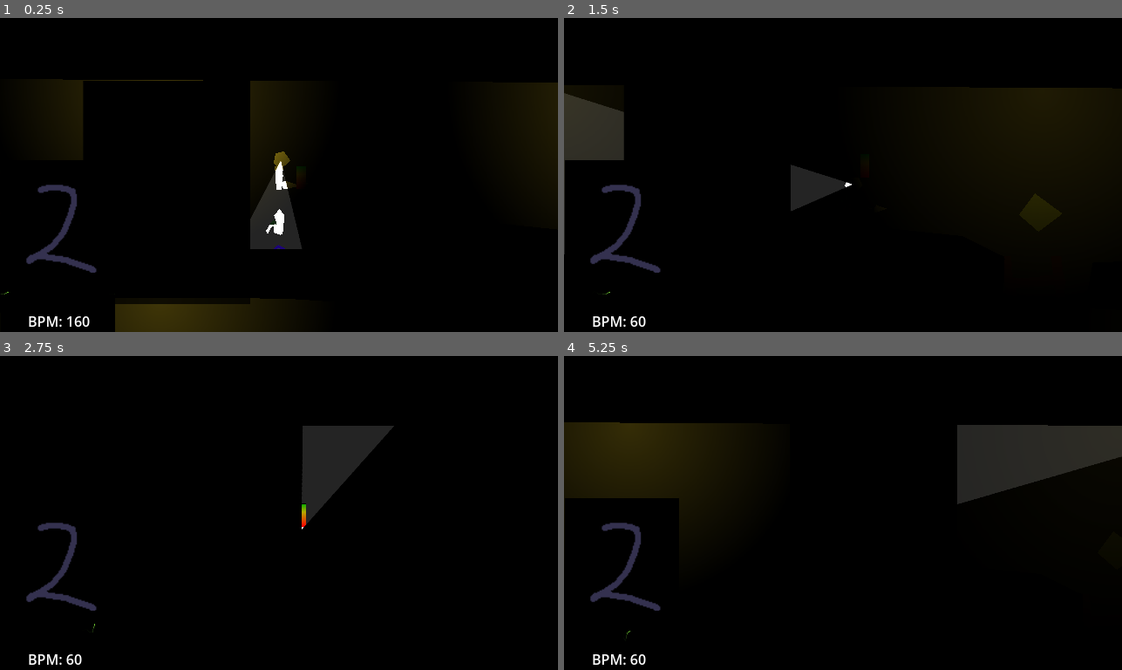
Above: before the commit, frames 1-4 (two rows, left to right).
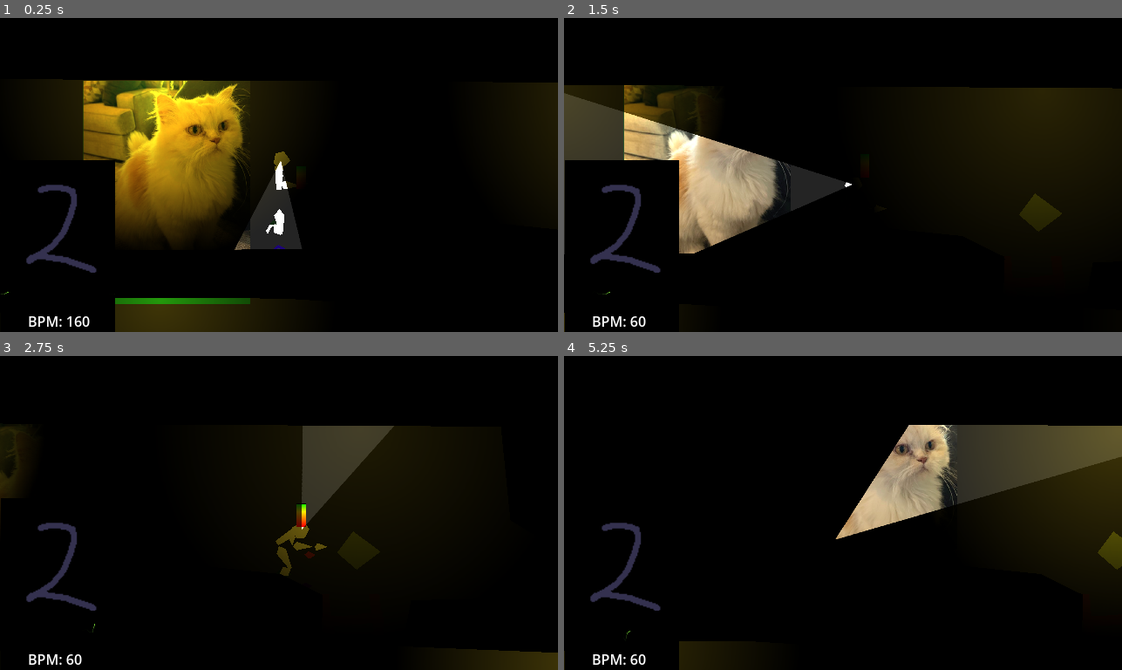
Above: after the commit, the same moments.

Repository: Parker-Vetter/SubwayUnderSea
Game: Godot game, scene res://Scenes/test_scene.tscn
Same seed, same stepped clock (60 frames per second), same inputs: the game is played once before the commit and once after it.
Inputs (mouse positions are in pixels of both pictures, inside the frame that each line leads up to):
- Up to frame 1 (0.25 s): no input
- Up to frame 2 (1.5 s): move the mouse to (731, 196) at 0.52 s; press the mouse at (731, 196) at 0.53 s; hold D (right) 0.53-1.28 s; tap Space (interact) at 0.6 s; move the mouse to (731, 190) at 1.27 s; release the mouse at (731, 190) at 1.28 s; hold S (down) from 1.28 s (still down); click (731, 190) at 1.35 s
- Up to frame 3 (2.75 s): tap Space (interact) at 1.55, 2.1 s; move the mouse to (334, 443) at 2.02 s; release S (down) at 2.03 s; press the mouse at (334, 443) at 2.03 s; hold D (right) from 2.03 s (still down)
- Up to frame 4 (5.25 s): move the mouse to (815, 575) at 2.77 s; release D (right) at 2.78 s; release the mouse at (815, 575) at 2.78 s; hold W (up) 2.78-3.53 s; click (815, 575) at 2.85 s; tap Space (interact) at 3.05, 3.6, 4.55, 5.1 s; move the mouse to (1010, 560) at 3.52 s; press the mouse at (1010, 560) at 3.53 s; hold A (left) 3.53-5.03 s; move the mouse to (675, 465) at 4.27 s; release the mouse at (675, 465) at 4.28 s; click (675, 465) at 4.35 s; move the mouse to (870, 513) at 5.02 s; press the mouse at (870, 513) at 5.03 s; hold S (down) from 5.03 s (still down)

The runs differ from the first frame. In frame 1, 13% of the frame differs, in the area x 14-45%, y 20-92%; in frame 2, 7.9%; in frame 3, 4.9%; in frame 4, 18%, in the area x 0-100%, y 21-100%.

Commit message:
Added the lights script to lightParent

Diff:
--- a/subwaysea/Scenes/Sanity System.tscn
+++ b/subwaysea/Scenes/Sanity System.tscn
@@ -38,7 +38,6 @@
 script = ExtResource("2_kl5jp")
 
 [node name="Polygon2D" type="Polygon2D" parent="CatPhoto"]
-light_mask = 2
 position = Vector2(-96, -128)
 texture = ExtResource("4_dm6jp")
 texture_scale = Vector2(1.945, 1.945)
--- a/subwaysea/Scripts/flicker_light.gd
+++ b/subwaysea/Scenes/lights.gd
@@ -1,27 +1,29 @@
-extends PointLight2D
+extends Node2D
 
-@onready var maxEnergy = self.energy #sets the maxEnergy to whatever the energy was on startup
 
 # Called every frame. 'delta' is the elapsed time since the previous frame.
 func _process(delta: float) -> void:
 	if Input.is_action_just_pressed("interact"): #press 'w' to test the flicker
 		flickerOn()
-	if Input.is_action_just_pressed("left_mouse"): #press 'w' to test the flicker
-		flickerOff()
+	#if Input.is_action_just_pressed("left_mouse"): #press 'w' to test the flicker
+		#flickerOff()
 
 func flickerOn():
 	var randint = randi_range(15,25) #gets a random integer between two numbers
 	for i in range(randint): #flickers a randint number of times
 		await awaitTimer() #wait for the timer to finish
-	self.energy = maxEnergy #sets the light back to normal brightness
+	for child in get_children():
+		child.energy = 6 #sets the light back to normal brightness
 
 func flickerOff():
 	var randint = randi_range(25,35) #gets a random integer between two numbers
 	for i in range(randint): #flickers a randint number of times
 		await awaitTimer() #wait for the timer to finish
-	self.energy = 0 #turns the lights off
+	for child in get_children():
+		child.energy = 0 #turns the lights off
 
 func awaitTimer():
-	var rand = randi_range(0,6) #choses an int between 0 and max energy
-	self.energy = rand #sets brightness to the random int
+	for child in get_children():
+		var rand = randi_range(0,6) #choses an int between 0 and max energy
+		child.energy = rand #sets brightness to the random int
 	await get_tree().create_timer(0.05).timeout #creates a timer for the flicker to last for
--- a/subwaysea/Scenes/player.tscn
+++ b/subwaysea/Scenes/player.tscn
@@ -160,6 +160,7 @@
 [node name="LeftCalf" type="Node2D" parent="LeftThigh"]
 position = Vector2(28, 0)
 rotation = 0.900933
+scale = Vector2(1, 1)
 script = ExtResource("6_vnihy")
 
 [node name="LeftFoot" type="Node2D" parent="LeftThigh/LeftCalf"]
--- a/subwaysea/Scenes/test_scene.tscn
+++ b/subwaysea/Scenes/test_scene.tscn
@@ -2,10 +2,10 @@
 
 [ext_resource type="PackedScene" uid="uid://cc0kb5tbuiykm" path="res://Scenes/player.tscn" id="1_eeyxp"]
 [ext_resource type="Texture2D" uid="uid://c6gm2uw0xbpr4" path="res://assets/bottom_bubbles.png" id="1_qtfo6"]
+[ext_resource type="Script" path="res://Scenes/lights.gd" id="1_vqc60"]
 [ext_resource type="Texture2D" uid="uid://dcgdftmbhk2d3" path="res://Icons/2d_lights_and_shadows_neutral_point_light.webp" id="1_wmx6u"]
 [ext_resource type="Texture2D" uid="uid://c4vjbsqie46d8" path="res://assets/top_bubbles.png" id="2_jox0j"]
 [ext_resource type="PackedScene" uid="uid://bjcgghhh053jy" path="res://Scenes/oxygenSystem.tscn" id="2_lhl1p"]
-[ext_resource type="Script" path="res://Scripts/flicker_light.gd" id="2_xkchl"]
 [ext_resource type="PackedScene" uid="uid://beb14gfytx36" path="res://Scenes/PlayerOxyTank.tscn" id="3_xpj87"]
 [ext_resource type="Script" path="res://Scripts/playerUIFollow.gd" id="4_v31gu"]
 [ext_resource type="PackedScene" uid="uid://cqdxwpt8n357u" path="res://level_making/camerasystem.tscn" id="5_5gy3l"]
@@ -45,6 +45,7 @@
 [node name="TestScene" type="Node2D"]
 
 [node name="LightParent" type="Node2D" parent="."]
+script = ExtResource("1_vqc60")
 
 [node name="light" type="PointLight2D" parent="LightParent"]
 material = SubResource("CanvasItemMaterial_upv4y")
@@ -56,7 +57,6 @@
 texture = ExtResource("1_wmx6u")
 texture_scale = 2.8
 height = 10.0
-script = ExtResource("2_xkchl")
 
 [node name="light2" type="PointLight2D" parent="LightParent"]
 material = SubResource("CanvasItemMaterial_upv4y")
@@ -68,7 +68,6 @@
 texture = ExtResource("1_wmx6u")
 texture_scale = 2.35
 height = 10.0
-script = ExtResource("2_xkchl")
 
 [node name="light3" type="PointLight2D" parent="LightParent"]
 material = SubResource("CanvasItemMaterial_upv4y")
@@ -80,7 +79,6 @@
 texture = ExtResource("1_wmx6u")
 texture_scale = 2.35
 height = 10.0
-script = ExtResource("2_xkchl")
 
 [node name="light4" type="PointLight2D" parent="LightParent"]
 material = SubResource("CanvasItemMaterial_upv4y")
@@ -92,7 +90,6 @@
 texture = ExtResource("1_wmx6u")
 texture_scale = 2.35
 height = 10.0
-script = ExtResource("2_xkchl")
 
 [node name="light5" type="PointLight2D" parent="LightParent"]
 material = SubResource("CanvasItemMaterial_upv4y")
@@ -104,7 +101,6 @@
 texture = ExtResource("1_wmx6u")
 texture_scale = 2.35
 height = 10.0
-script = ExtResource("2_xkchl")
 
 [node name="light6" type="PointLight2D" parent="LightParent"]
 material = SubResource("CanvasItemMaterial_upv4y")
@@ -116,7 +112,6 @@
 texture = ExtResource("1_wmx6u")
 texture_scale = 2.35
 height = 10.0
-script = ExtResource("2_xkchl")
 
 [node name="light7" type="PointLight2D" parent="LightParent"]
 material = SubResource("CanvasItemMaterial_upv4y")
@@ -128,7 +123,6 @@
 texture = ExtResource("1_wmx6u")
 texture_scale = 2.35
 height = 10.0
-script = ExtResource("2_xkchl")
 
 [node name="Parallax Background" type="Node2D" parent="."]
 
